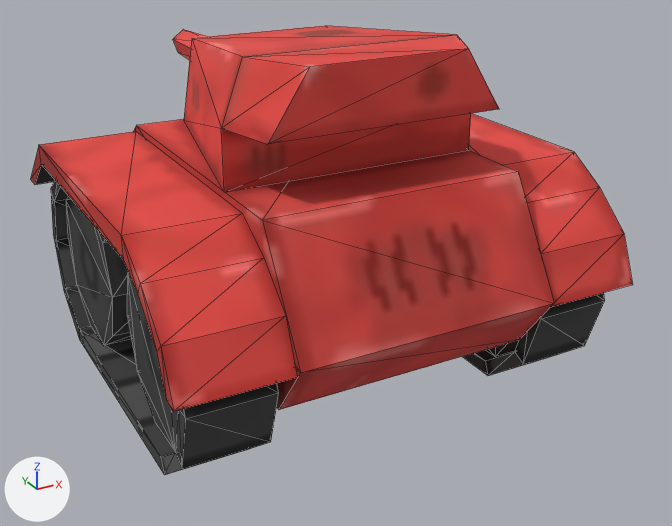
The glTF model public/models/tank2.glb: old version first, new version second.
Before and after are seen from a 50 mm camera at (-1.57, -3.11, 1.91) aimed at (0.12, -0.03, 0.37). The lights are fixed; the arrows at lower left show +X, +Y and +Z. Mesh edges are drawn as thin lines. Vertices at the same position are counted once.

The scene before the commit, as lines of its bpy script (objects in view):
```python
me_béziercurve_003 = bpy.data.meshes.new('BézierCurve.003')
me_béziercurve_003.from_pydata(...)  # 254 vertices, 387 faces; spans x -0.89..0.89, y -0.93..1.29, z -0.01..1.32
me_béziercurve_003.materials.append(mat_материал)  # picture img_tank2
ob_tank = bpy.data.objects.new('Tank', me_béziercurve_003)
ob_tank.location = (0.0, 0.0, 0.0)
```
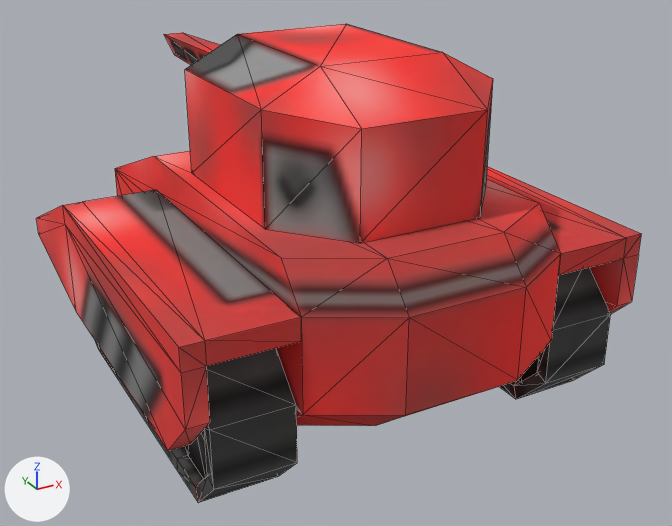
Boxes [x1, y1, x2, y2] around the edits, measured in the pictures (672 x 526 px; the box of a moved part takes in the faces that stretch with it):
'Tank', reshaped (7% taller)
    before: [31, 26, 633, 475]
    after: [36, 24, 641, 503]
part 1 of me_béziercurve_003, added (black)
    after: [185, 430, 207, 479]
part 2 of me_béziercurve_003, added
    after: [518, 356, 539, 382]
part 3 of me_béziercurve_003, rebuilt (16% wider, 11% shorter)
    before: [51, 180, 279, 475]
    after: [36, 190, 301, 451]
part 4 of me_béziercurve_003, rebuilt
    before: [463, 293, 605, 376]
    after: [487, 166, 641, 314]
part 5 of me_béziercurve_003, rebuilt
    before: [133, 119, 554, 410]
    after: [115, 151, 560, 426]
part 6 of me_béziercurve_003, rebuilt (32% taller)
    before: [184, 26, 499, 192]
    after: [164, 24, 493, 243]
part 7 of me_béziercurve_003, moved or reshaped
    before: [31, 114, 633, 452]
    after: [95, 267, 611, 503]
part 8 of me_béziercurve_003, deleted (red)
    before: [173, 29, 207, 60]

The edits, one by one:
Picture 'tank2v2' (img_tank2v2) is new.
Material 'lambert2' (mat_lambert2) is new.
Its texture is img_tank2v2.
Its roughness is 1.0.
me_béziercurve_003 is used by ob_tank; location (0.0, 0.0, 0.0).
me_béziercurve_003 had 254 vertices, 387 faces and spanned x -0.89..0.89, y -0.93..1.29, z -0.01..1.32.
me_béziercurve_003 no longer uses material mat_материал (picture img_tank2).
me_béziercurve_003 now has 362 vertices, 676 faces and spans x -0.86..0.86, y -1.09..1.44, z 0.0..1.31.
me_béziercurve_003 part 1: a new loose piece, an 8-sided cylinder along x spanning x -0.75..-0.55, y -0.87..-0.45, z 0.05..0.47, in mat_lambert2 (picture img_tank2v2).
me_béziercurve_003 part 2: a new loose piece, an 8-sided cylinder along x spanning x 0.55..0.75, y -0.87..-0.45, z 0.05..0.47, in mat_lambert2 (picture img_tank2v2).
me_béziercurve_003 part 3: the loose piece of 40 vertices spanning x -0.83..-0.52, y -0.84..0.82, z -0.01..0.76 is rebuilt with 24 vertices and now spans x -0.86..-0.49, y -0.93..0.95, z 0.21..0.67, in mat_lambert2 (picture img_tank2v2).
me_béziercurve_003 part 4: the loose piece of 40 vertices spanning x 0.52..0.83, y -0.84..0.82, z -0.01..0.76 is rebuilt with 24 vertices and now spans x 0.49..0.86, y -0.93..0.95, z 0.21..0.67, in mat_lambert2 (picture img_tank2v2).
me_béziercurve_003 part 5: the loose piece of 14 vertices spanning x -0.49..0.49, y -0.93..0.97, z 0.26..0.89 is rebuilt with 32 vertices and now spans x -0.49..0.49, y -1.09..0.95, z 0.2..0.81, in mat_lambert2 (picture img_tank2v2).
me_béziercurve_003 part 6: the loose piece of 14 vertices spanning x -0.49..0.49, y -0.62..0.53, z 0.89..1.32 is rebuilt with 34 vertices and now spans x -0.44..0.44, y -0.82..1.44, z 0.81..1.31, in mat_lambert2 (picture img_tank2v2).
Part 7, on me_béziercurve_003:
126 vertices are removed from x -0.89..0.89, y -0.9..0.84, z 0.05..0.86.
164 faces are deleted.
2 vertices move within x -0.78..0.78, y 0.69, z 0.18.
51 vertices are added at x -0.78..0.5, y -0.91..0.84, z 0.0..0.51.
51 new vertices lie (0.28, 0.0, 0.0) away from vertices in x -0.78..0.5, y -0.91..0.84, z 0.0..0.51.
208 new faces join them.
Part 8, on me_béziercurve_003:
18 vertices are removed from x -0.14..0.14, y 0.39..1.29, z 0.95..1.22.
29 faces are deleted.
me_béziercurve_003 now uses material mat_lambert2 (picture img_tank2v2).
